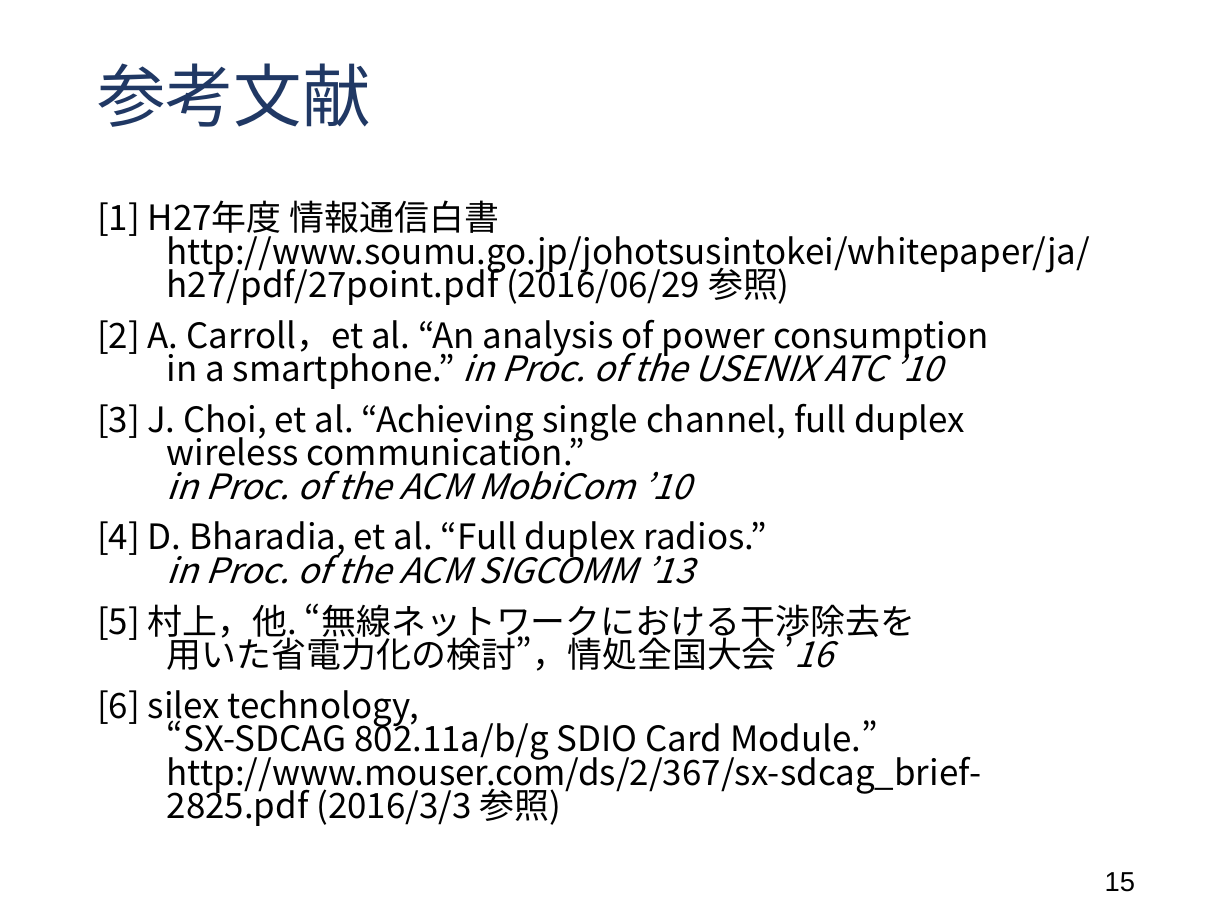
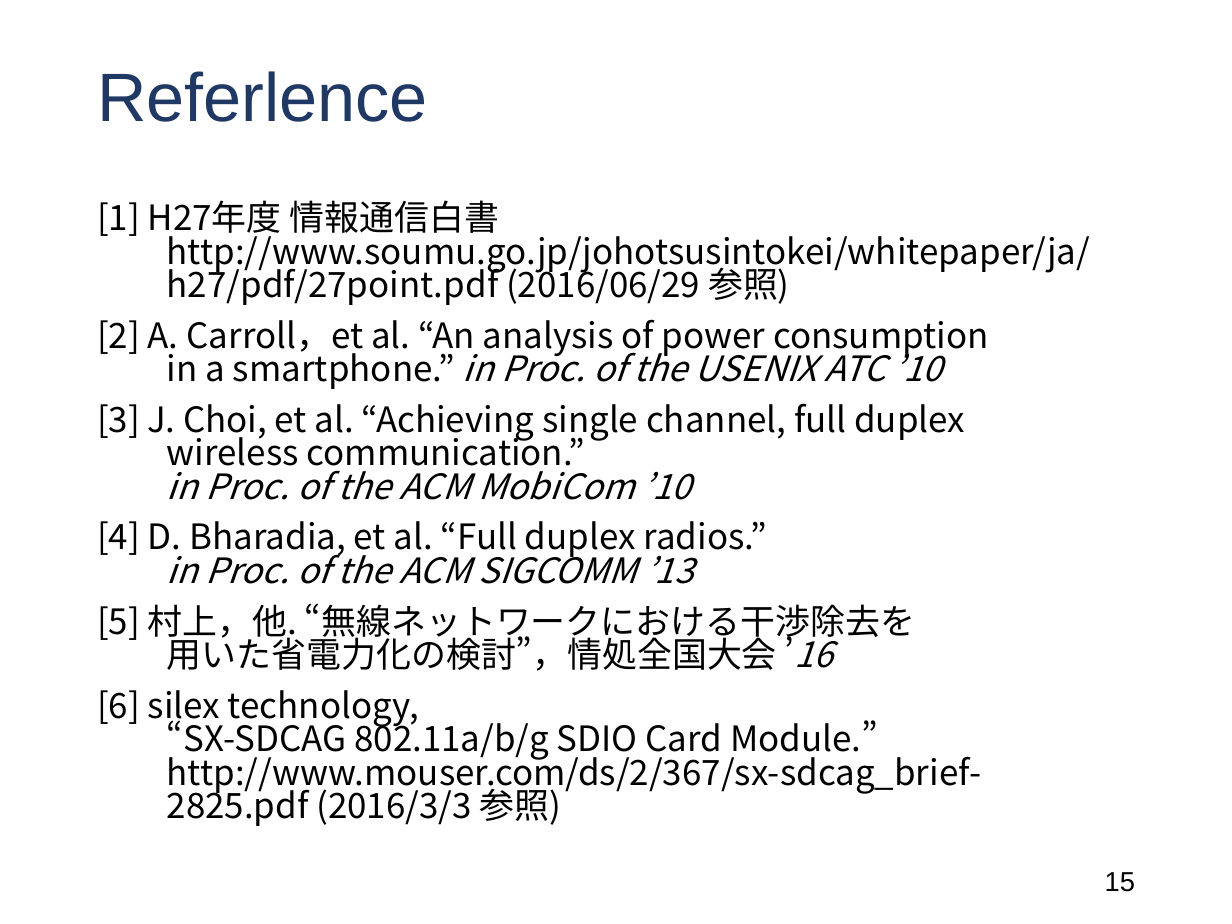
Before and after one commit to Ryo-Murakami/globecom2016_ws_presentation, a slide deck: slide 15 of globecom2016ws_murakami.pptx. Drawn at 1232x924 pixels with LibreOffice and Linux fonts; fonts in the diff are those of the drawing. Boxes give left, top, right and bottom in pixels: in the first picture for what was removed or moved away, otherwise in the second. Text is boxed around its words. In the diff, an @@ line names an element or a change of style, - is before the commit and + after.

```diff
--- a/globecom2016ws_murakami.pptx
+++ b/globecom2016ws_murakami.pptx
@@ title at (97, 71, 428, 122): text changed @@
-参考文献
+Referlence
```
Also in this commit, not shown: 9 other slides changed.
